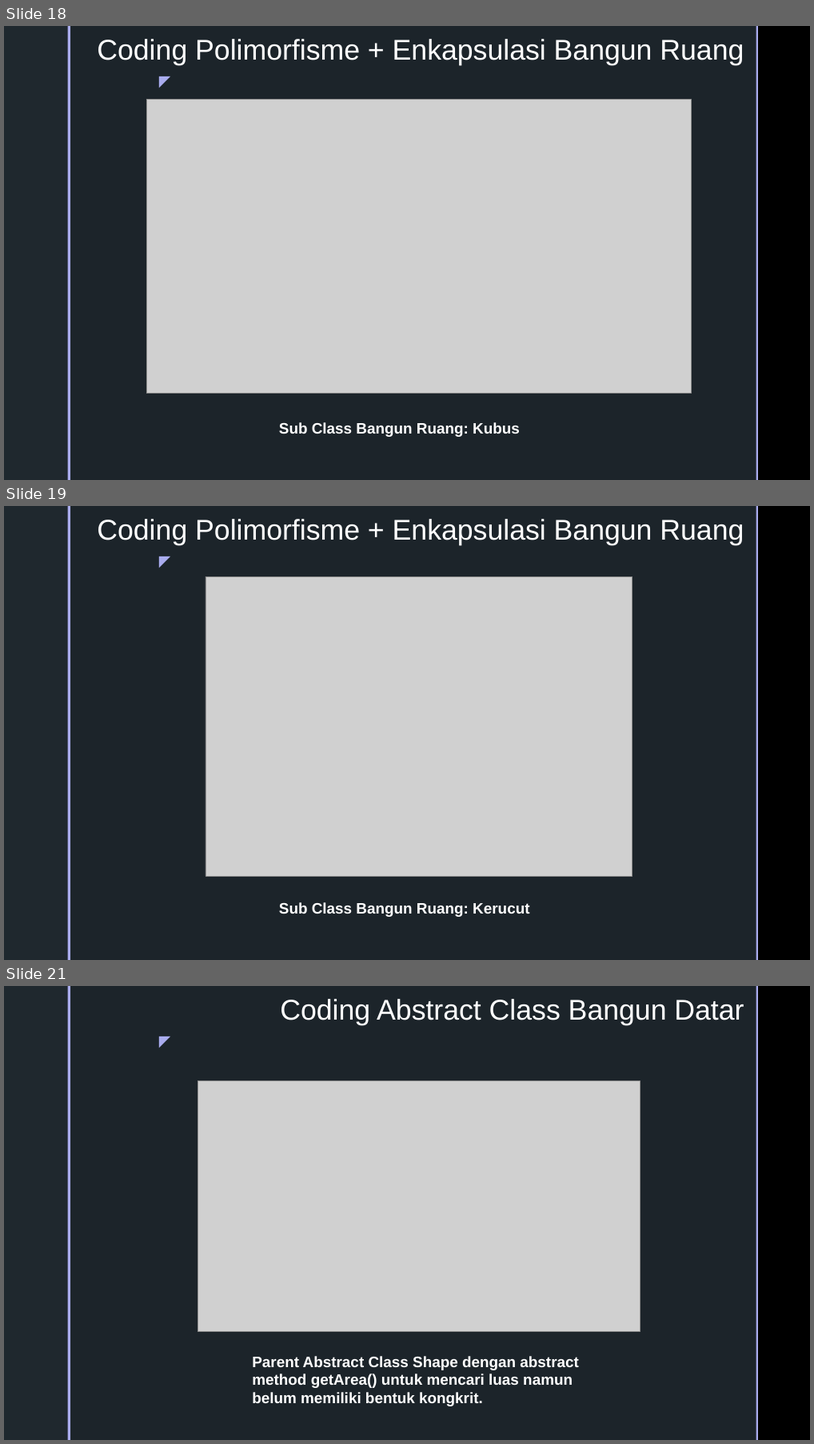
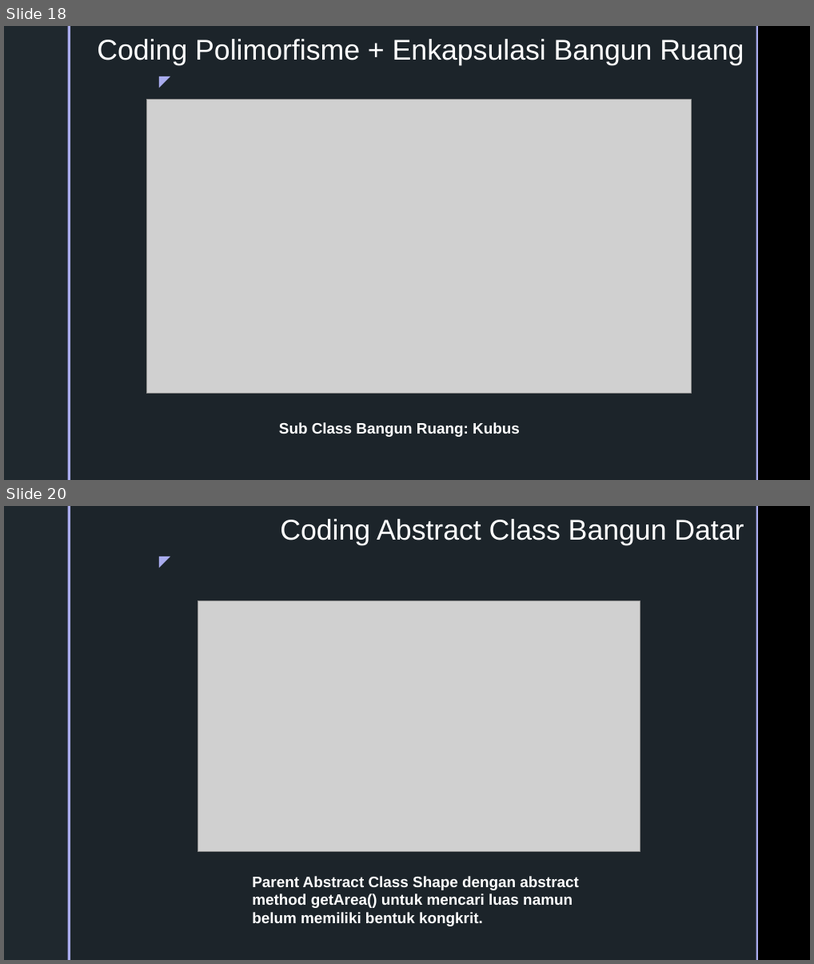
Before and after one commit to andiads/Nusacamp, a slide deck: WeeklyTest1 - OO Bangun Ruang dan Datar/Weekly Test 1.pptx. Shown one above the other, each under a label of ours: slides 18, 19 and 21 before the commit, slides 18 and 20 after it; the slides between them are not shown. The pictures are 814x1444 and 814x964 pixels, drawn with LibreOffice and Linux fonts; fonts in the diff are those of the drawing; grey boxes stand for pictures; background and template pictures are left out. Boxes give left, top, right and bottom in pixels: in the first picture for what was removed or moved away, otherwise in the second. Text is boxed around its words. In the diff, an @@ line names an element or a change of style, - is before the commit and + after.

```diff
--- a/WeeklyTest1 - OO Bangun Ruang dan Datar/Weekly Test 1.pptx
+++ b/WeeklyTest1 - OO Bangun Ruang dan Datar/Weekly Test 1.pptx
@@ slide 19 removed at bbox=[4, 506, 810, 960], background picture (left out); not listed: 5 template elements that a slide beside it also shows @@
@@ title removed at bbox=[97, 519, 744, 545] @@
-Coding Polimorfisme + Enkapsulasi Bangun Ruang
@@ picture removed at bbox=[206, 576, 633, 876] @@
@@ text removed at bbox=[279, 902, 530, 916] @@
-Sub Class Bangun Ruang: Kerucut
@@ what was slide 21 is now slide 20 @@
```
Also in this commit, not shown: 2 slides changed, 4 other files.
